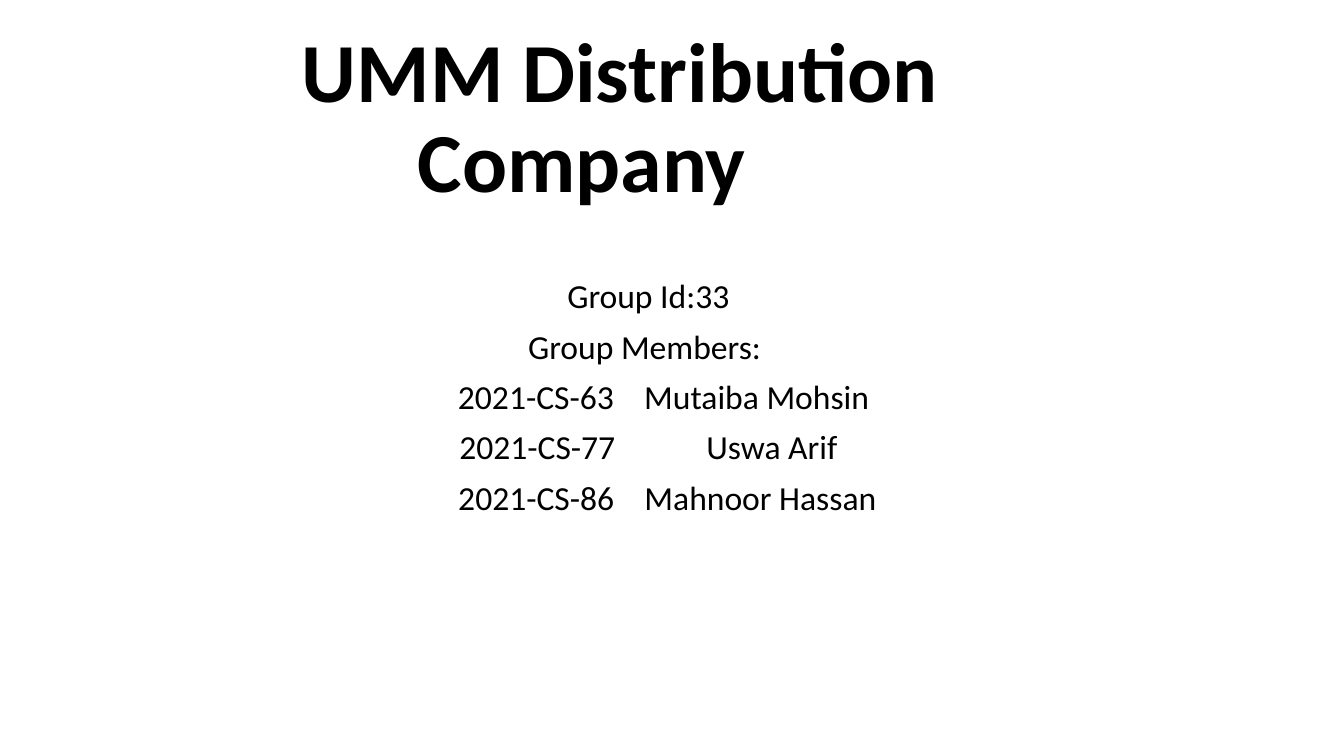
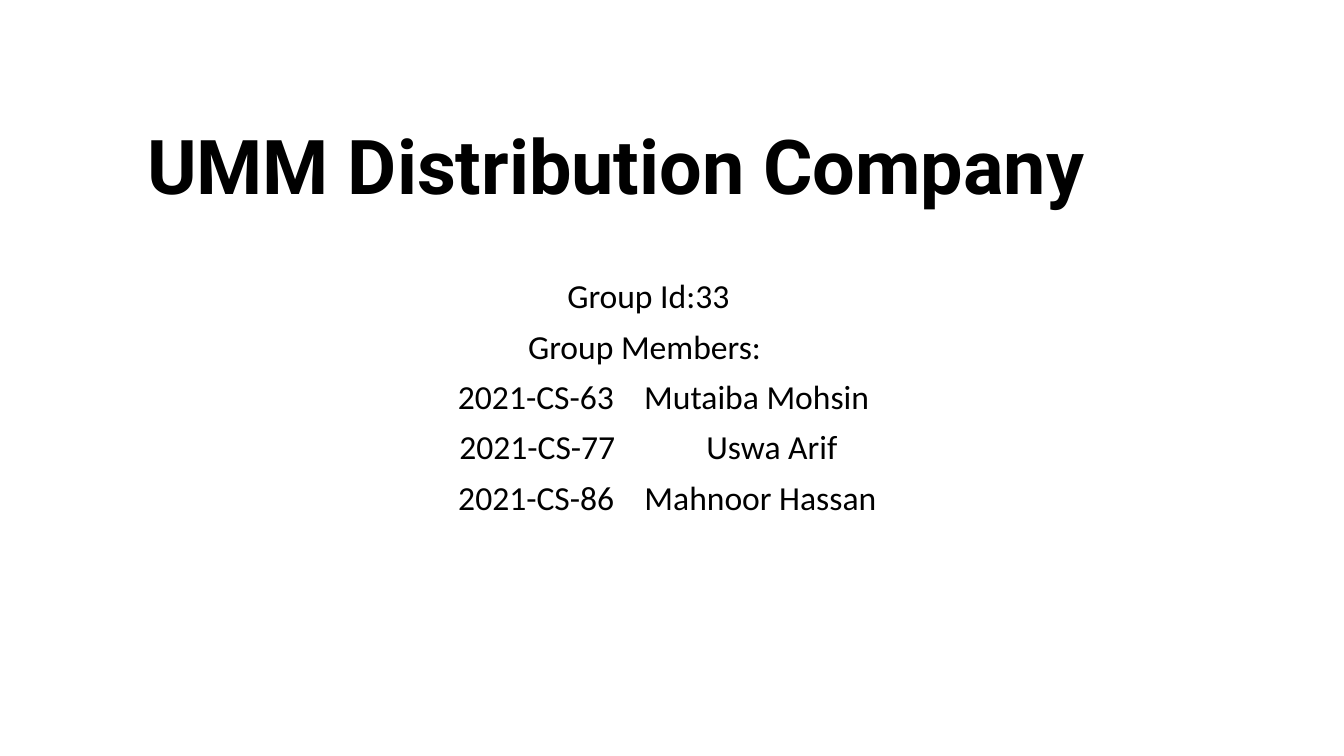
Before and after one commit to UswaArif/Tea-Distribution-Company, a slide deck: slide 1 of UMM Distribution Company.pptx. Drawn at 1344x756 pixels with LibreOffice and Linux fonts; fonts in the diff are those of the drawing. Boxes give left, top, right and bottom in pixels: in the first picture for what was removed or moved away, otherwise in the second. Text is boxed around its words. In the diff, an @@ line names an element or a change of style, - is before the commit and + after.

```diff
--- a/UMM Distribution Company.pptx
+++ b/UMM Distribution Company.pptx
@@ title "UMM Distribution Company" at (147,137,1084,210): size 60 to 54 pt, font Calibri to Roboto @@
```
Also in this commit, not shown: 2 other slides changed.
